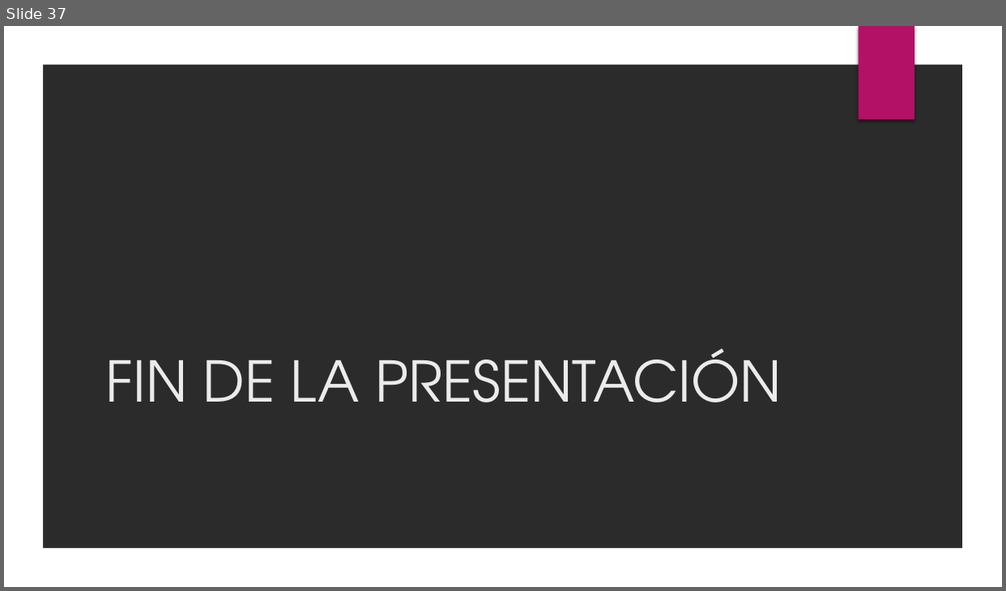
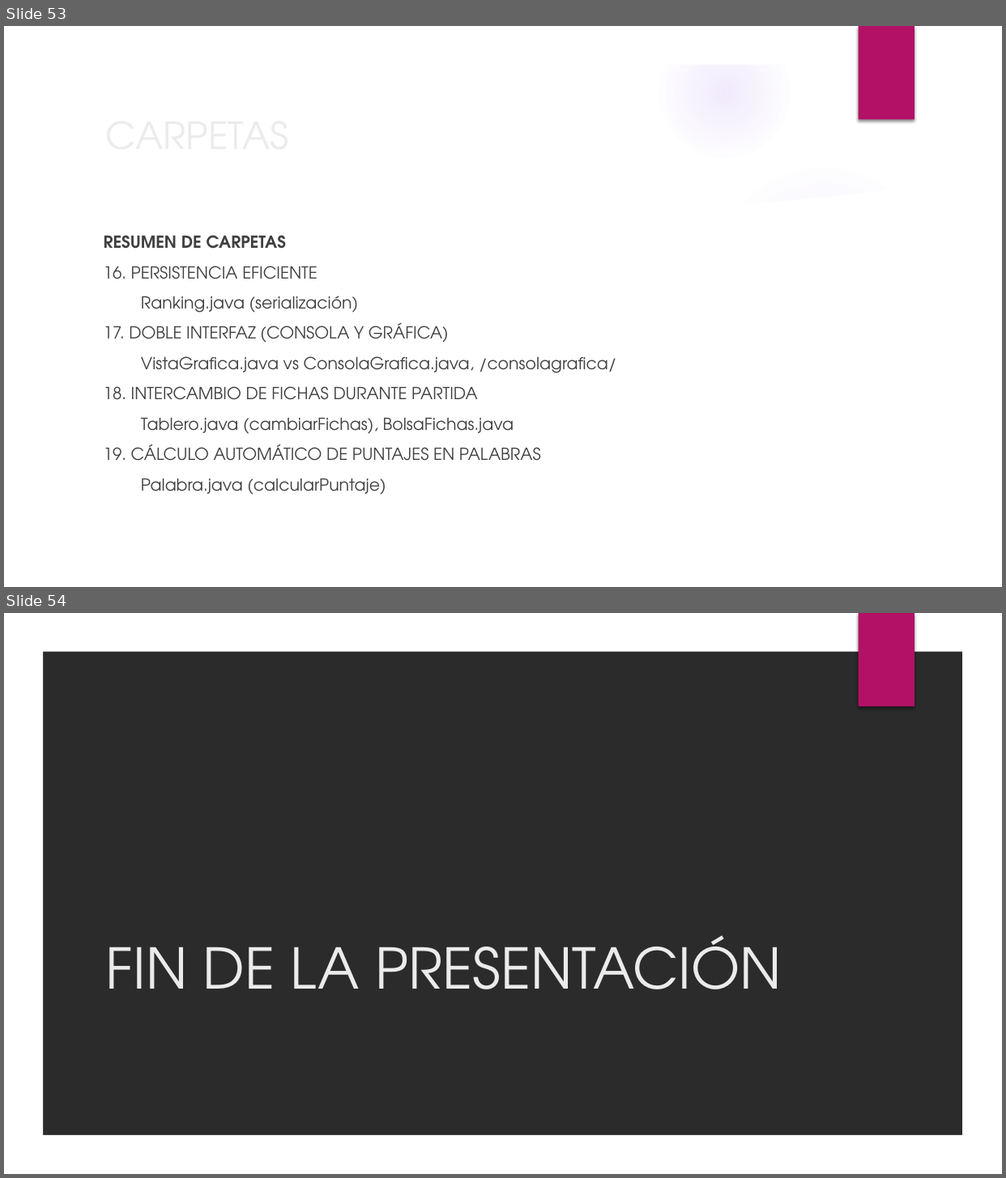
Before and after one commit to BinaryJuan/scrabble-poo, a slide deck: SCRABBLE.pptx. Shown one above the other, each under a label of ours: slide 37 before the commit, slides 53 and 54 after it. The pictures are 1006x591 and 1006x1178 pixels, drawn with LibreOffice and Linux fonts; fonts in the diff are those of the drawing; background and template pictures are left out; a plain dark background stands for a picture behind light text. Boxes give left, top, right and bottom in pixels: in the first picture for what was removed or moved away, otherwise in the second. Text is boxed around its words. In the diff, an @@ line names an element or a change of style, - is before the commit and + after.

```diff
--- a/SCRABBLE.pptx
+++ b/SCRABBLE.pptx
@@ slide 53 added at [4,26,1002,587], background picture (left out); not listed: 2 template elements that a slide beside it also shows @@
@@ title added at [98,105,816,163], 36 pt, text #EBEBEB @@
+CARPETAS
@@ group added at [4,27,971,587]: 5 ellipses, 2 freeform shapes @@
@@ text added at [104,235,616,495], 16 pt, text #404040 @@
+RESUMEN DE CARPETAS
+16. PERSISTENCIA EFICIENTE
+Ranking.java (serialización)
+17. DOBLE INTERFAZ (CONSOLA Y GRÁFICA)
+VistaGrafica.java vs ConsolaGrafica.java, /consolagrafica/
+18. INTERCAMBIO DE FICHAS DURANTE PARTIDA
+Tablero.java (cambiarFichas), BolsaFichas.java
+19. CÁLCULO AUTOMÁTICO DE PUNTAJES EN PALABRAS
+Palabra.java (calcularPuntaje)
@@ what was slide 37 is now slide 54 @@
```
Also in this commit, not shown: 1 slide changed, 16 other slides added, 10 other files.
